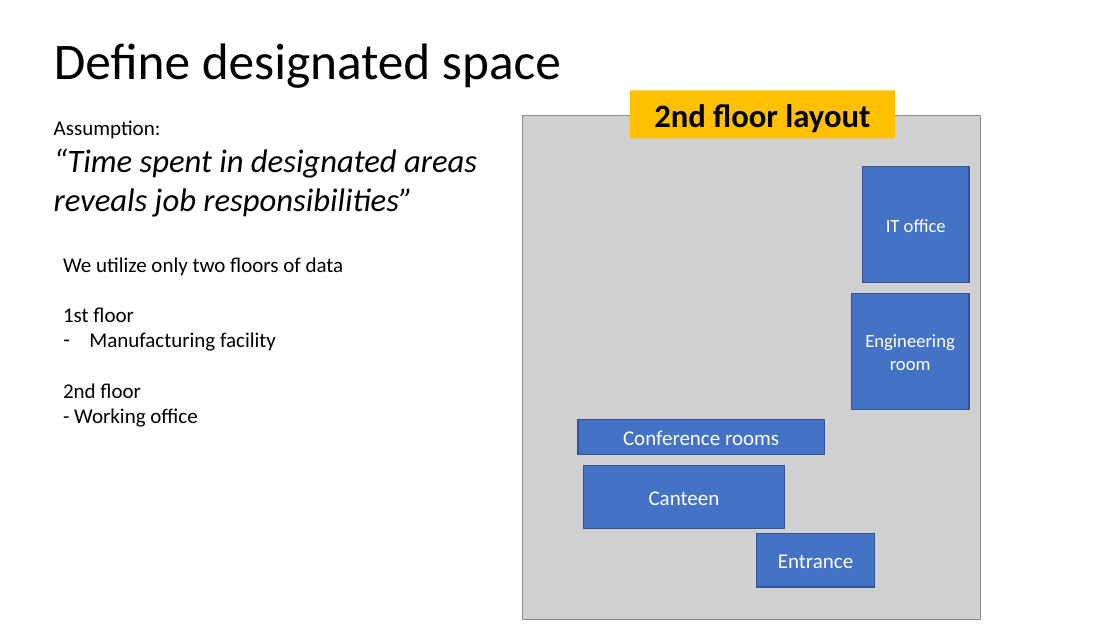
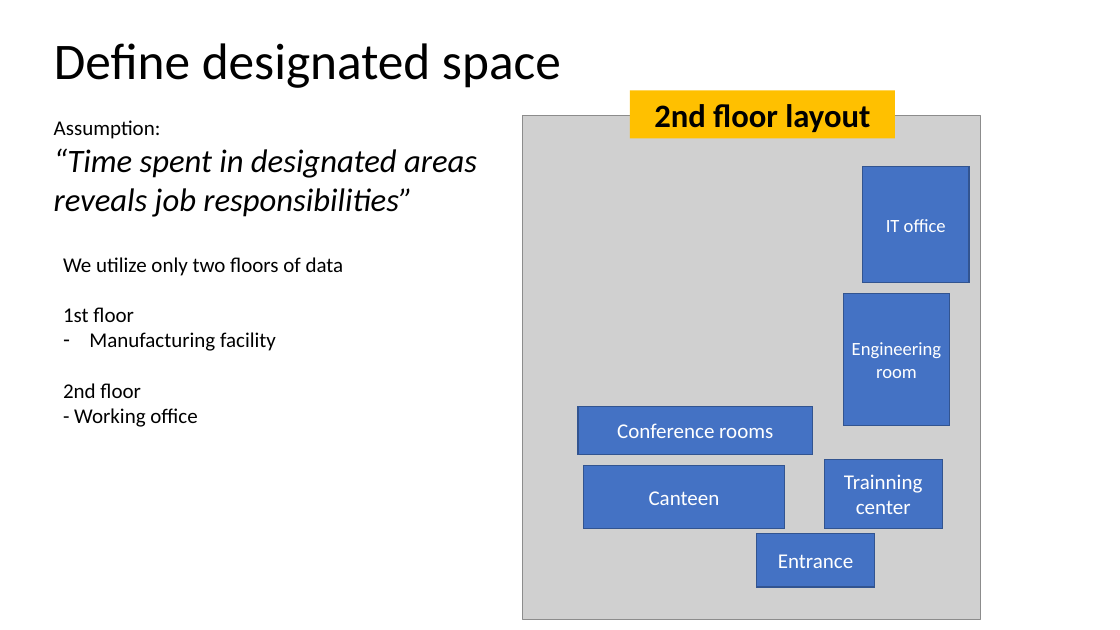
Before and after one commit to Khaninsi/Kiana_analytics, a slide deck: slide 3 of Presentation/Presentation - Solution Approach.pptx (slide 4 before the commit). Drawn at 1120x630 pixels with LibreOffice and Linux fonts; fonts in the diff are those of the drawing; grey boxes stand for pictures. Boxes give left, top, right and bottom in pixels: in the first picture for what was removed or moved away, otherwise in the second. Text is boxed around its words. In the diff, an @@ line names an element or a change of style, - is before the commit and + after.

```diff
--- a/Presentation/Presentation - Solution Approach.pptx
+++ b/Presentation/Presentation - Solution Approach.pptx
@@ rectangle "Engineering room" resized from (x1=851, y1=294, x2=969, y2=410) to (x1=844, y1=294, x2=950, y2=426) @@
@@ rectangle "Conference rooms" resized from (x1=578, y1=419, x2=824, y2=455) to (x1=578, y1=407, x2=812, y2=455) @@
@@ rectangle added at (x1=824, y1=460, x2=942, y2=529), fill #4472C4, outline #325491 1 pt, 18 pt, text #FFFFFF @@
+Trainning center
```
Also in this commit, not shown: 1 other slide changed, 1 slide removed, 1 other file.
